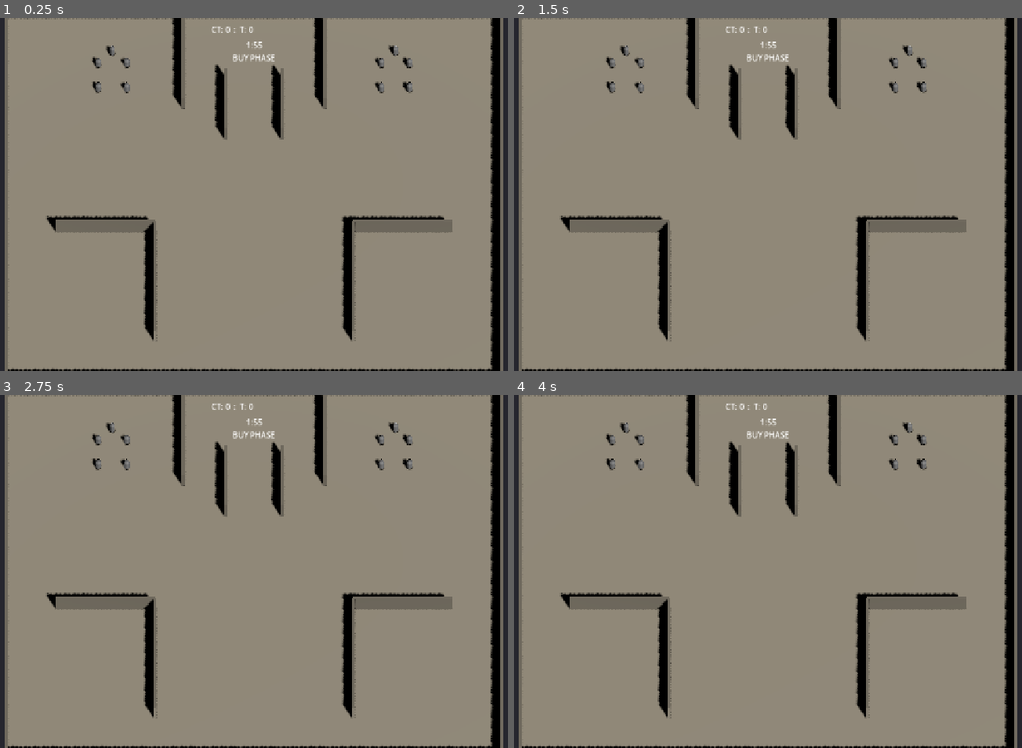
Above: before the commit, frames 1-4 (two rows, left to right).
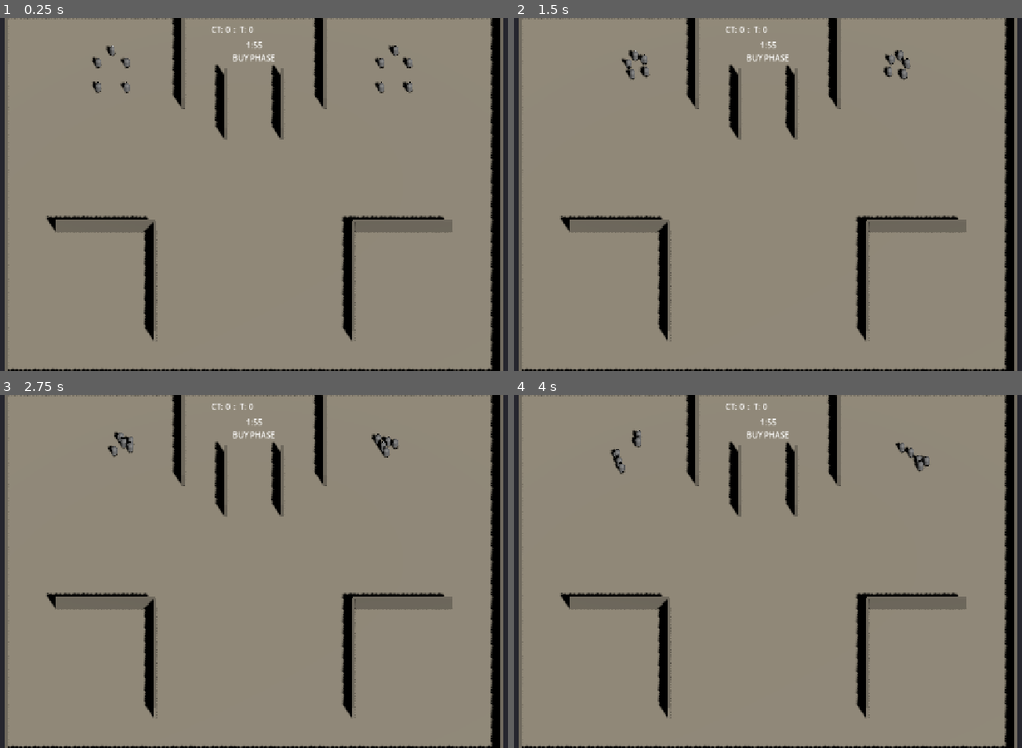
Above: after the commit, the same moments.

Repository: Vortex1347/cs_manager
Game: Godot game, scene res://scenes/game/game_manager.tscn
Same seed, same stepped clock (60 frames per second), same inputs: the game is played once before the commit and once after it.
Inputs:
- Up to frame 1 (0.25 s): no input
- Up to frame 2 (1.5 s): tap Enter at 0.5 s
- Up to frame 3 (2.75 s): no input
- Up to frame 4 (4 s): no input

The runs differ from the first frame. In frame 1, less than 0.1% of the frame differs, in the area x 19-81%, y 7-19%; in frame 2, 0.8%, in the area x 18-82%, y 7-22%; in frame 3, 0.7%; in frame 4, 0.7%.

Commit message:
Fix bot movement: correct avoidance pattern and navmesh timing
1. bot_brain.gd: remove double move_and_slide() in _move_toward_target —
   movement now happens only via velocity_computed callback (correct pattern
   for NavigationAgent3D with avoidance_enabled)

2. game_manager.gd: delay start_match() by 0.5s so nav_baker has time
   to bake the navmesh before bots request their first paths

3. nav_baker.gd: use cell_size/cell_height=0.25 and correct agent params
   instead of the pre-baked mesh at wrong height (y=3.4 vs floor y=0)

Co-Authored-By: Claude Sonnet 4.6 <noreply@anthropic.com>

Diff:
--- a/scripts/bots/bot_brain.gd
+++ b/scripts/bots/bot_brain.gd
@@ -206,9 +206,10 @@
 	if direction.length() > 0.1:
 		direction = direction.normalized()
 		nav_agent.velocity = direction * MOVE_SPEED
+		# Движение происходит только в _on_velocity_computed (avoidance callback)
 	else:
 		velocity = Vector3.ZERO
-	move_and_slide()
+		move_and_slide()
 
 func _on_velocity_computed(safe_velocity: Vector3) -> void:
 	velocity = safe_velocity
--- a/scripts/game/game_manager.gd
+++ b/scripts/game/game_manager.gd
@@ -34,6 +34,8 @@
 	_assign_bot_stats()
 	_setup_bots()
 	_wire_systems()
+	# Ждём пока nav_baker запечёт NavMesh (2 кадра + запас)
+	await get_tree().create_timer(0.5).timeout
 	start_match()
 
 func _setup_bots() -> void:
--- a/scripts/map/nav_baker.gd
+++ b/scripts/map/nav_baker.gd
@@ -8,4 +8,17 @@
 	# Ждём 2 кадра — CSG-узлы обновляют свою геометрию асинхронно
 	await get_tree().process_frame
 	await get_tree().process_frame
+
+	# Настраиваем NavMesh: использовать collision shapes (надёжнее чем GPU-меши CSG)
+	if navigation_mesh == null:
+		navigation_mesh = NavigationMesh.new()
+
+	navigation_mesh.cell_size = 0.25
+	navigation_mesh.cell_height = 0.25
+	navigation_mesh.agent_height = 1.8
+	navigation_mesh.agent_radius = 0.4
+	navigation_mesh.agent_max_climb = 0.25
+	navigation_mesh.agent_max_slope = 45.0
+	navigation_mesh.border_size = 0.0
+
 	bake_navigation_mesh(false)
